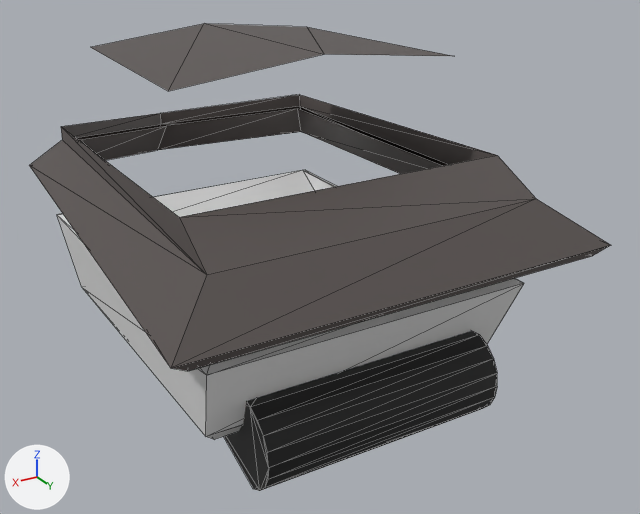
One commit to the glTF model assets/models/apc.glb: the scene before it, then after it.
Both versions are drawn from a 50 mm camera at (7.08, 13.83, 8.52) aimed at (-0.73, 0.81, 2.01). The axes (+X, +Y, +Z) are drawn at lower left. The lights are the same throughout. The first picture is the older version. Mesh edges are drawn as thin lines. Where no turn or scale is listed for an object, it has been applied to the vertices. Vertices at exactly the same position are counted once.

Script lines for the objects in view, before the commit:
```python
me_cube_001 = bpy.data.meshes.new('Cube.001')
me_cube_001.from_pydata(...)  # 20 vertices, 36 faces; spans x -2.95..2.95, y -3.72..3.72, z -0.07..1.81
me_cube_001.materials.append(mat_teamcolor)  # white #e7e7e7
# before: 8 (-2.95, -3.72, 1.69) at pixel (305, 169), 9 (-2.95, 3.72, 1.69) at pixel (524, 283), 10 (2.95, 3.72, 1.69) at pixel (206, 375), 11 (2.95, -3.72, 1.69) at pixel (56, 214)
me_cube_003 = bpy.data.meshes.new('Cube.003')
me_cube_003.from_pydata(...)  # 31 vertices, 44 faces; spans x -3.82..3.82, y -5.57..4.69, z -1.48..1.82
me_cube_003.materials.append(mat_material_002)  # dark grey #57504e
# before: 20 (-2.25, -2.42, 1.46) at pixel (306, 26), 30 (0.03, 2.03, 1.82) at pixel (324, 54)
# before: 21 (2.29, -2.42, 1.46) at pixel (90, 46)
me_cylinder = bpy.data.meshes.new('Cylinder')
me_cylinder.from_pydata(...)  # 44 vertices, 84 faces; spans x -2.2..2.2, y -7.56..0.78, z -0.78..0.78
me_cylinder.materials.append(mat_material_001)  # black #131313
ob_cube_001 = bpy.data.objects.new('Cube.001', me_cube_001)
ob_cube_001.location = (-0.02, 0.13, 0.45)
ob_cube_002 = bpy.data.objects.new('Cube.002', me_cube_003)
ob_cube_002.location = (-0.02, 0.13, 4.21)
ob_cylinder = bpy.data.objects.new('Cylinder', me_cylinder)
ob_cylinder.location = (-0.02, 3.42, 0.53)
```
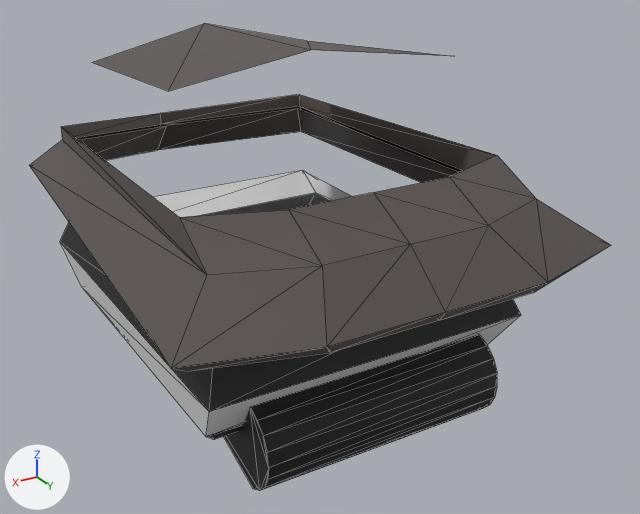
Scene script edits in JSON lines:
```json
{"op": "add", "block": "mat_material", "code": ["mat_material = principled_material('Material')", "mat_material.base_color = (0.0135, 0.0135, 0.0135)  # black #1f1f1f"]}
{"block": "me_cube_001", "where": "me_cube_001.from_pydata(...)  # 20 vertices, 36 faces; spans x -2.95..2.95, y -3.72..3.72, z -0.07..1.81"}
{"block": "me_cube_001", "where": "# used by ob_cube_001; location = (-0.02, 0.13, 0.45)"}
{"block": "me_cube_001", "change": "me_cube_001 part 1"}
{"op": "add", "block": "me_cube_001", "code": "for i in [*range(8, 12)]: me_cube_001.vertices[i].co += Vector((0.0, 0.0, -0.6))"}
{"block": "me_cube_001", "change": "me_cube_001 part 2: 20 faces spanning x -2.95..2.95, y -3.72..3.72, z -0.07..1.81 switch from mat_teamcolor (white #e7e7e7) to mat_material (black #1f1f1f)"}
{"block": "me_cube_003", "where": "# used by ob_cube_002; location = (-0.02, 0.13, 4.21)"}
{"block": "me_cube_003", "where": "# verts and faces of me_cube_003; kept vertices keep their numbers, new ones are numbered from 31"}
{"op": "remove", "block": "me_cube_003", "code": "me_cube_003.from_pydata(...)  # 31 vertices, 44 faces; spans x -3.82..3.82, y -5.57..4.69, z -1.48..1.82"}
{"op": "add", "block": "me_cube_003", "code": "me_cube_003.from_pydata(...)  # 46 vertices, 68 faces; spans x -3.82..3.82, y -5.57..5.21, z -1.48..1.82"}
{"block": "me_cube_003", "change": "me_cube_003 part 3"}
{"block": "me_cube_003", "change": "8 faces are deleted"}
{"block": "me_cube_003", "change": "15 vertices are added at x -1.91..1.91, y 3.25..5.21, z -1.37..-0.07"}
{"block": "me_cube_003", "change": "32 new faces join them"}
{"block": "me_cube_003", "change": "me_cube_003 part 4"}
{"op": "add", "block": "me_cube_003", "code": "verts[20] = (-2.25, -2.42, 1.18)  # moved, pixel (306, 40)"}
{"op": "add", "block": "me_cube_003", "code": "verts[30] = (0.03, 1.63, 1.82)  # moved, pixel (310, 49)"}
{"block": "me_cube_003", "change": "me_cube_003 part 5"}
{"op": "add", "block": "me_cube_003", "code": "verts[21] = (2.29, -2.42, 1.18)  # moved, pixel (91, 62)"}
```

Pixel boxes (x1, y1, x2, y2) of what changed, in the pictures (640 x 514 px; the box of a moved part takes in the faces that stretch with it):
```json
{"object": "Cube.001", "change": "reshaped", "before": [57, 170, 524, 439], "after": [60, 170, 521, 439]}
{"part": 1, "of": "me_cube_001", "change": "moved or reshaped", "before": [57, 170, 524, 436], "after": [60, 223, 521, 436]}
{"part": 2, "of": "me_cube_001", "change": "recoloured", "before": [57, 170, 524, 439], "after": [60, 193, 521, 439], "on screen": "white to black"}
{"part": 3, "of": "me_cube_003", "change": "built on", "before": [171, 155, 610, 371], "after": [171, 155, 610, 371]}
{"part": 4, "of": "me_cube_003", "change": "moved or reshaped", "before": [169, 24, 451, 91], "after": [169, 24, 447, 91]}
{"part": 5, "of": "me_cube_003", "change": "moved or reshaped", "before": [91, 24, 204, 91], "after": [92, 24, 204, 91]}
```
